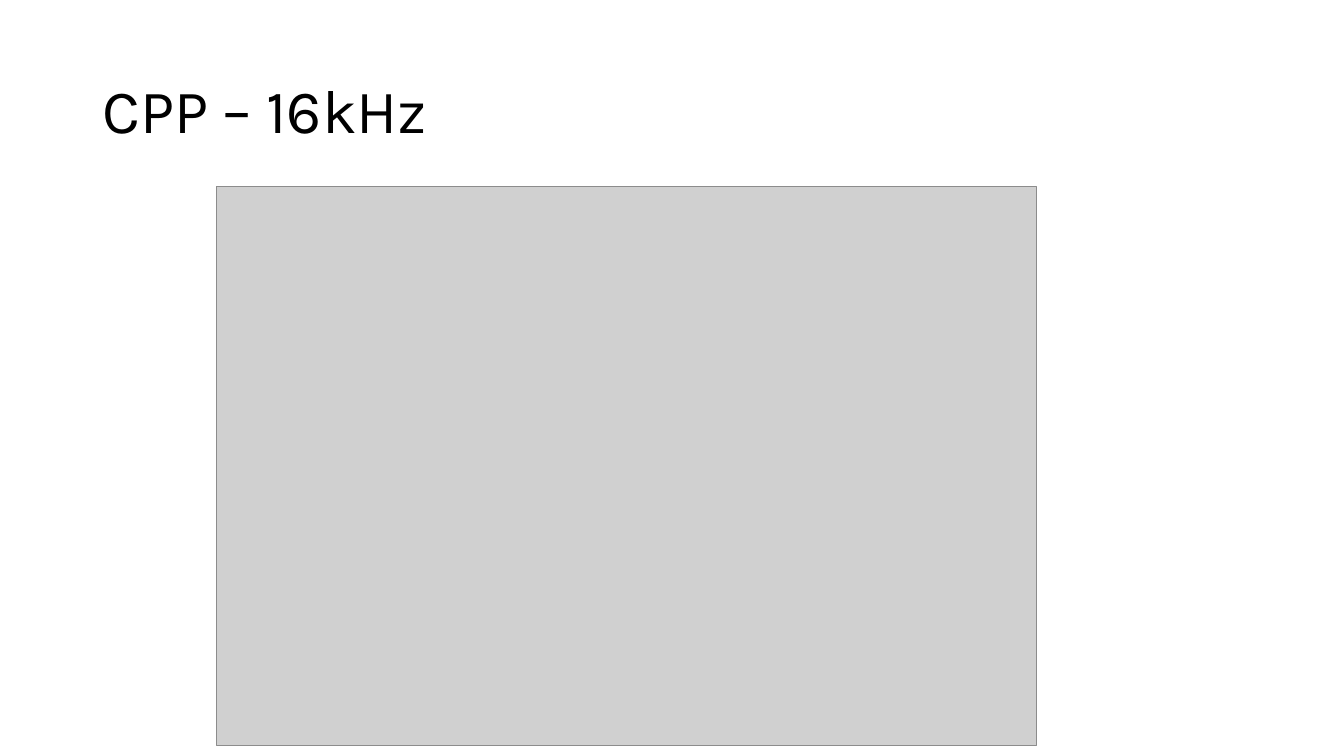
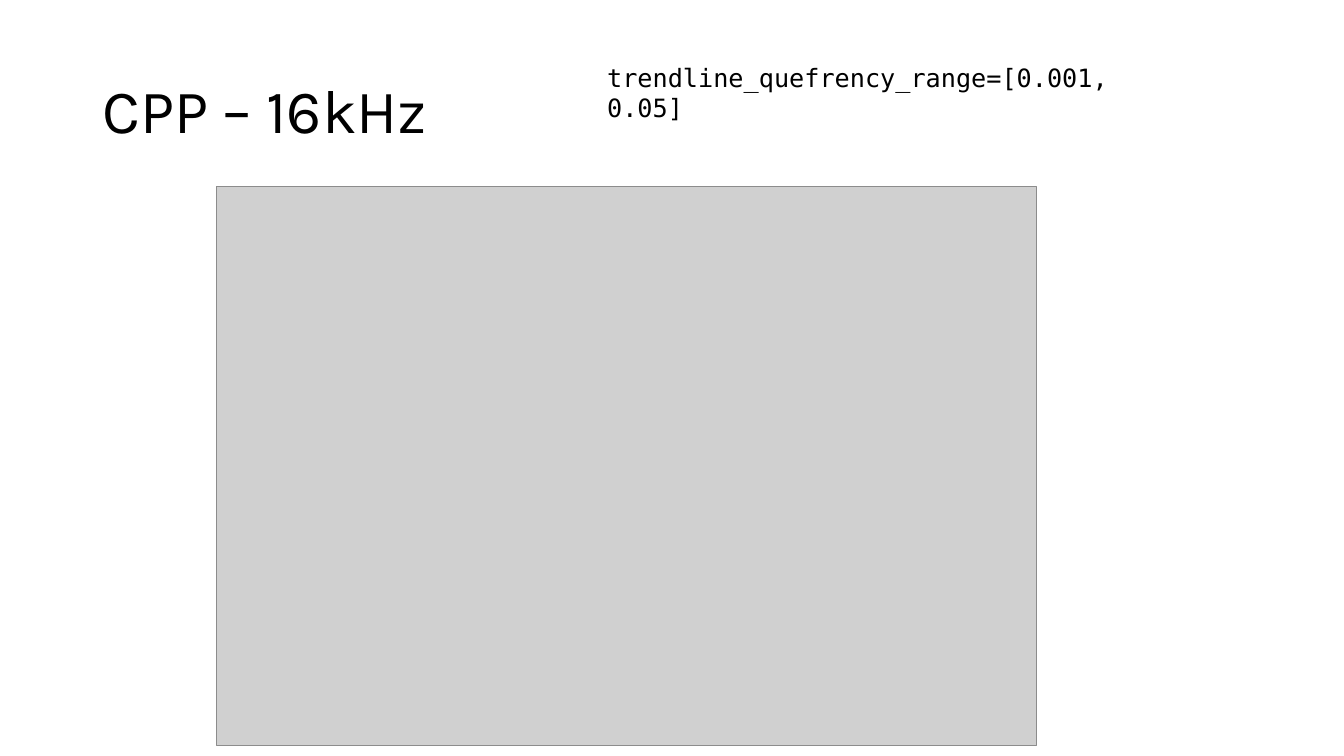
Before and after one commit to Steckdose007/Masterthesis, a slide deck: slide 7 of Interim report 2.pptx (slide 6 before the commit). Drawn at 1344x756 pixels with LibreOffice and Linux fonts; fonts in the diff are those of the drawing; grey boxes stand for pictures. Boxes give left, top, right and bottom in pixels: in the first picture for what was removed or moved away, otherwise in the second. Text is boxed around its words. In the diff, an @@ line names an element or a change of style, - is before the commit and + after.

```diff
--- a/Interim report 2.pptx
+++ b/Interim report 2.pptx
@@ text added at [607,67,1108,121], 18 pt, text #000000 @@
+trendline_quefrency_range=[0.001, 0.05]
```
Also in this commit, not shown: 8 other slides changed, 3 slides added, 2 other files.
